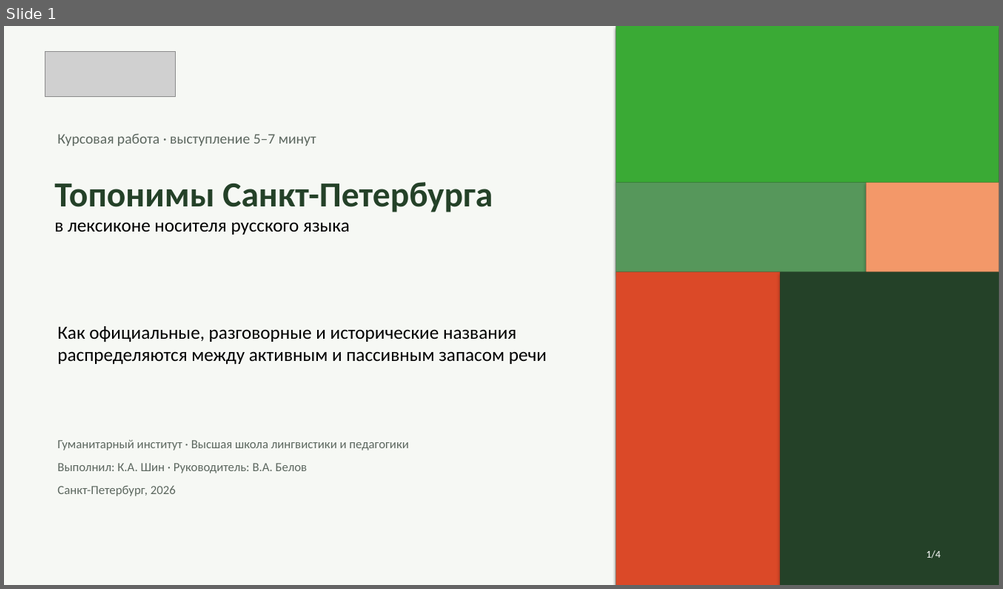
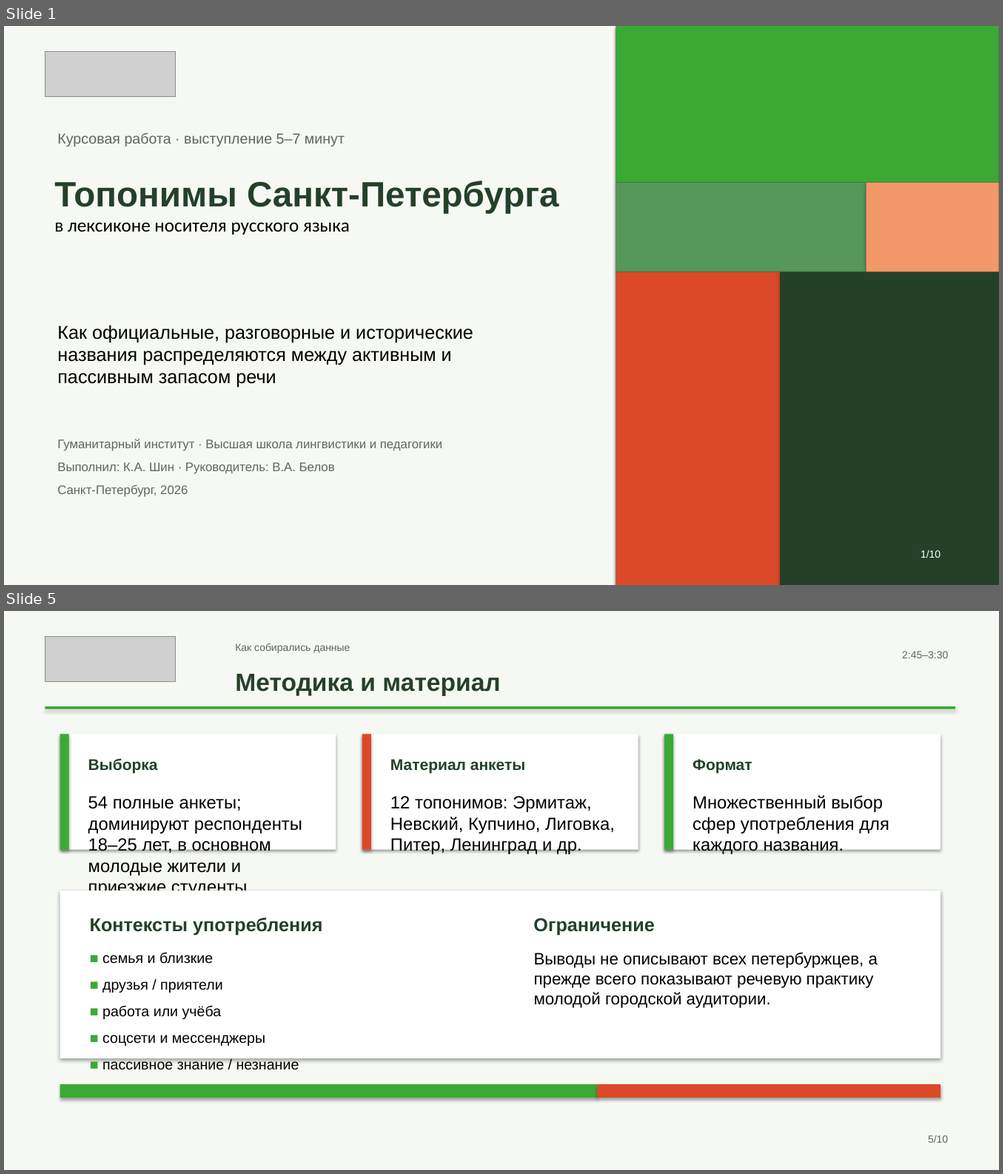
Before and after one commit to mdull2008/project, a slide deck: my_project.pptx. Shown one above the other, each under a label of ours: slide 1 before the commit, slides 1 and 5 after it; the slides between them are not shown. The pictures are 1003x589 and 1003x1174 pixels, drawn with LibreOffice and Linux fonts; fonts in the diff are those of the drawing; grey boxes stand for pictures. Boxes give left, top, right and bottom in pixels: in the first picture for what was removed or moved away, otherwise in the second. Text is boxed around its words. In the diff, an @@ line names an element or a change of style, - is before the commit and + after.

```diff
--- a/my_project.pptx
+++ b/my_project.pptx
@@ slide 5 added at [4, 611, 999, 1170], background #F6F8F4 @@
@@ picture added at [45, 636, 176, 681] @@
@@ text added at [235, 644, 350, 653], 10 pt, text #5C675F @@
+Как собирались данные
@@ text added at [902, 651, 948, 658], 10 pt, text #5C675F @@
+2:45–3:30
@@ text added at [235, 674, 500, 696], 24 pt, text #244128, bold @@
+Методика и материал
@@ rectangle added at [45, 706, 956, 709], fill #3AAA35 @@
@@ rectangle added at [60, 734, 336, 850], fill #FFFFFF @@
@@ rectangle added at [60, 734, 69, 850], fill #3AAA35 @@
@@ rectangle added at [362, 734, 638, 850], fill #FFFFFF @@
@@ rectangle added at [362, 734, 371, 850], fill #DB4928 @@
@@ rectangle added at [664, 734, 940, 850], fill #FFFFFF @@
@@ rectangle added at [664, 734, 673, 850], fill #3AAA35 @@
@@ text added at [88, 758, 158, 773], 15 pt, text #244128, bold @@
+Выборка
@@ text added at [390, 759, 525, 773], 15 pt, text #244128, bold @@
+Материал анкеты
@@ text added at [692, 759, 751, 773], 15 pt, text #244128, bold @@
+Формат
@@ text added at [88, 796, 302, 891], 17 pt, text #000000 @@
+54 полные анкеты; доминируют респонденты 18–25 лет, в основном молодые жители и приезжие студенты.
@@ text added at [390, 796, 614, 854], 17 pt, text #000000 @@
+12 топонимов: Эрмитаж, Невский, Купчино, Лиговка, Питер, Ленинград и др.
@@ text added at [692, 795, 889, 854], 17 pt, text #000000 @@
+Множественный выбор сфер употребления для каждого названия.
@@ rectangle added at [60, 891, 940, 1059], fill #FFFFFF @@
@@ text added at [90, 917, 322, 936], 18 pt, text #244128, bold @@
+Контексты употребления
@@ text added at [533, 918, 654, 936], 18 pt, text #244128, bold @@
+Ограничение
@@ text added at [102, 952, 299, 1070], 14 pt, text #000000 @@
+■ семья и близкие
+■ друзья / приятели
+■ работа или учёба
+■ соцсети и мессенджеры
+■ пассивное знание / незнание
@@ text added at [534, 952, 877, 1008], 16 pt, text #000000 @@
+Выводы не описывают всех петербуржцев, а прежде всего показывают речевую практику молодой городской аудитории.
@@ rectangle added at [60, 1085, 597, 1098], fill #3AAA35 @@
@@ rectangle added at [597, 1085, 940, 1098], fill #DB4928 @@
@@ text added at [928, 1136, 948, 1143], 10 pt, text #5C675F @@
+5/10
@@ slide 1 changed as well @@
@@ text "Топонимы Санкт-Петербурга в лексиконе носителя ..." at [54, 181, 558, 235]: font Calibri to Arial in "Топонимы Санкт-Петербурга" @@
@@ font Calibri to Arial in 3 elements at [57, 133, 344, 147], [57, 325, 473, 388], [57, 439, 442, 497] @@
@@ text at [920, 551, 940, 558]: text changed; font Calibri to Arial @@
-1/4
+1/10
```
Also in this commit, not shown: 2 other slides changed, 6 other slides added, 1 slide removed.
